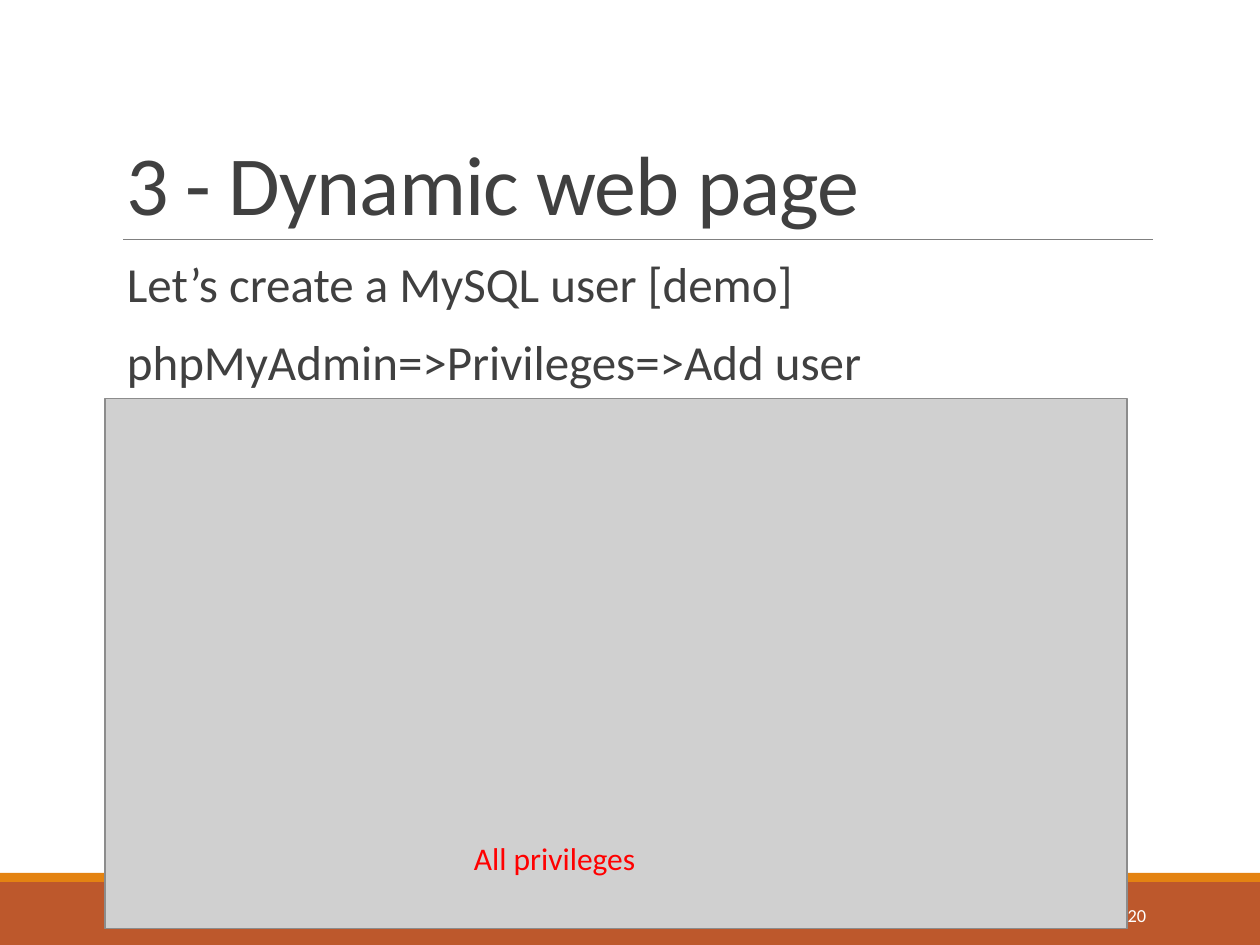
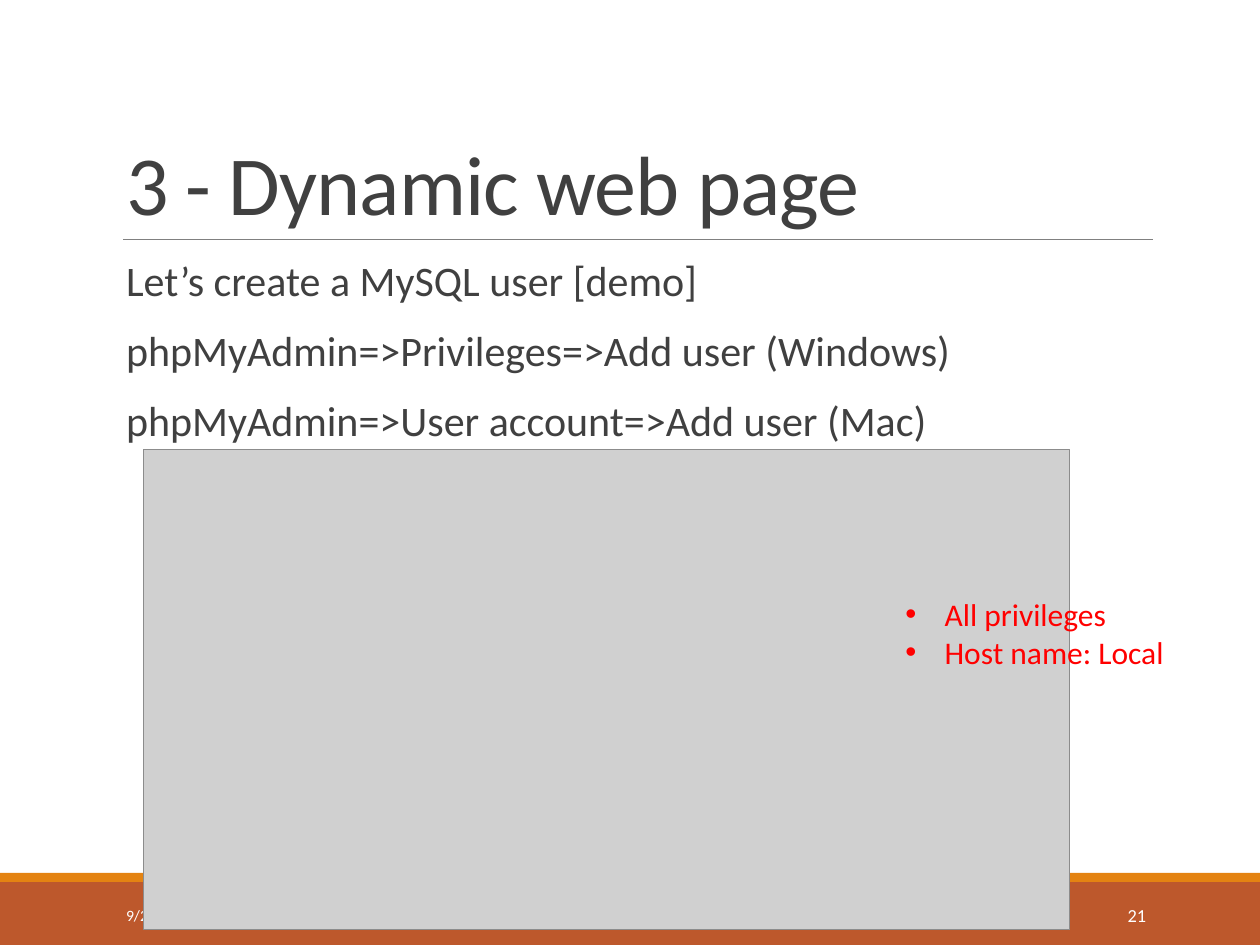
Before and after one commit to nikunjgoel95/INFSCI2710-lab, a slide deck: slide 21 of Lab slides.pptx (slide 20 before the commit). Drawn at 1260x945 pixels with LibreOffice and Linux fonts; fonts in the diff are those of the drawing; grey boxes stand for pictures. Boxes give left, top, right and bottom in pixels: in the first picture for what was removed or moved away, otherwise in the second. Text is boxed around its words. In the diff, an @@ line names an element or a change of style, - is before the commit and + after.

```diff
--- a/Lab slides.pptx
+++ b/Lab slides.pptx
@@ text at <box>126,265,697,303</box>: size 28 to 24 pt in "Let’s create a MySQL user [demo]" @@
@@ text at <box>126,335,950,443</box>: text changed; size 28 to 24 pt @@
-  phpMyAdmin=>Privileges=>Add user
+  phpMyAdmin=>Privileges=>Add user (Windows)
+  phpMyAdmin=>User account=>Add user (Mac)
@@ picture: place and size @@
-picture at <box>105,398,1126,929</box>
+picture at <box>144,450,1070,930</box>
@@ text "All privileges": place and size @@
-text "All privileges" at <box>474,848,635,876</box>
+text "All privileges" at <box>945,600,1163,671</box>
@@ text at <box>945,600,1105,634</box>: bullet none to • @@
@@ text at <box>945,637,1163,671</box>: paragraph added @@
+• Host name: Local
@@ text added at <box>126,908,178,926</box>, 9 pt, text #FFFFFF @@
+9/27/15
@@ page number at <box>1128,910,1147,922</box>: text changed @@
-20
+21
```
Also in this commit, not shown: 4 other slides changed, 2 slides added.
